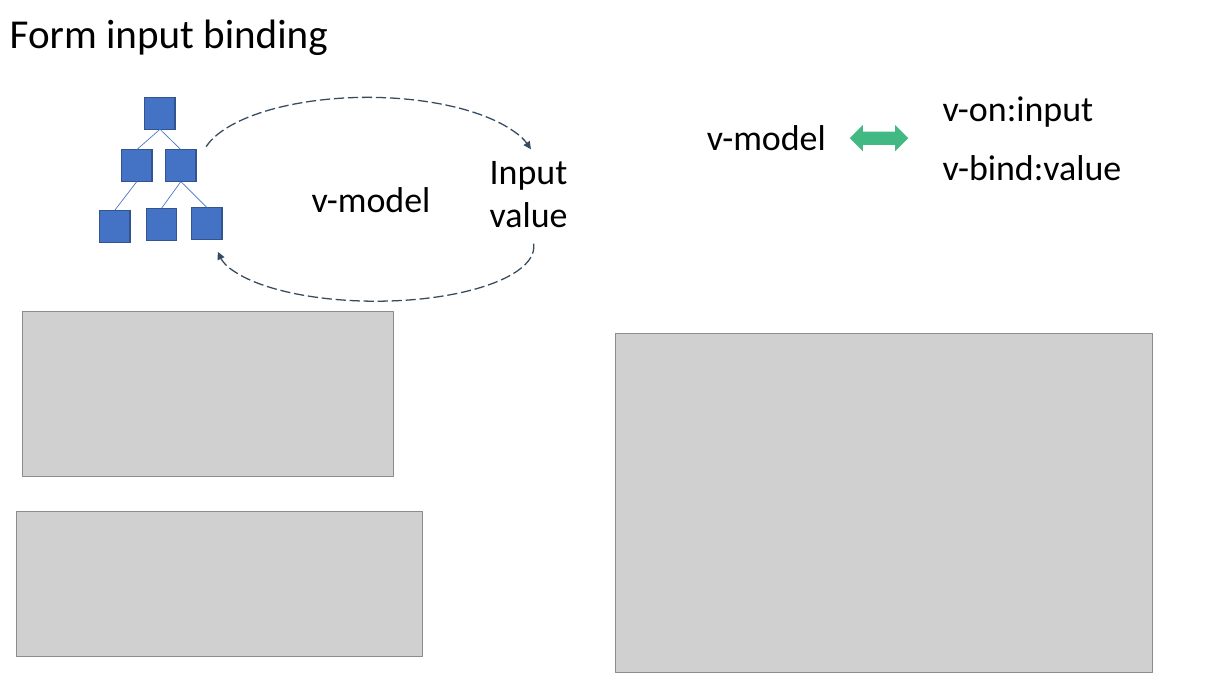
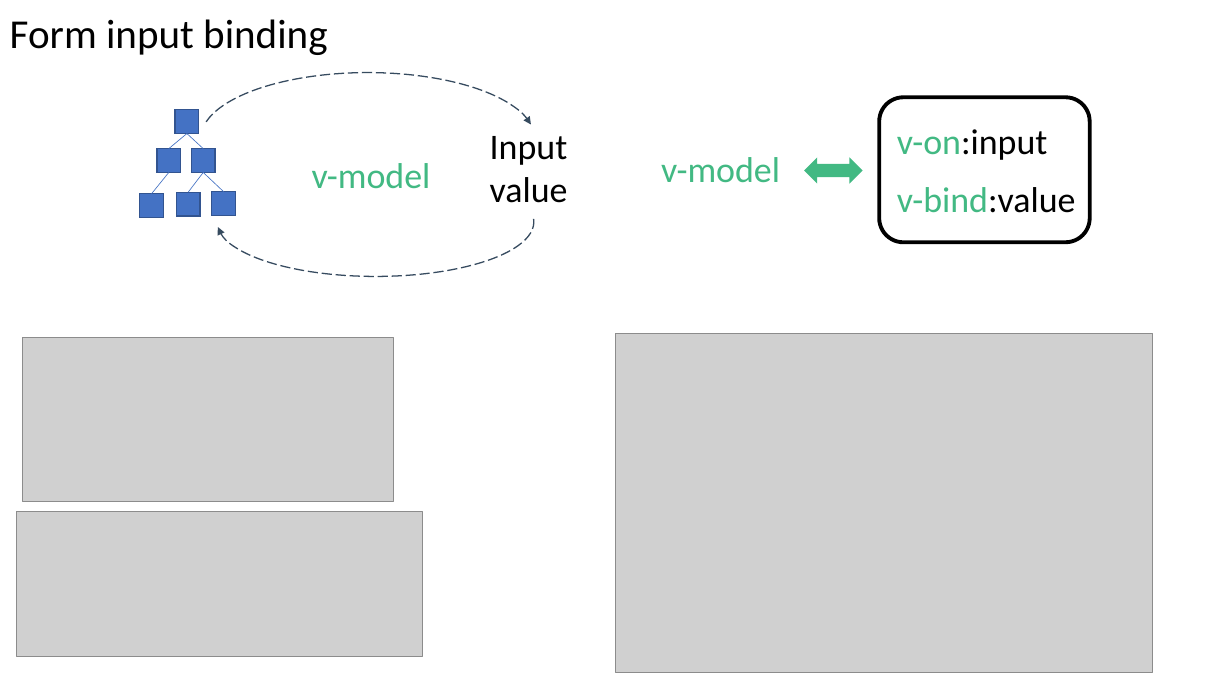
Before and after one commit to trancongduynguyen1997/sample-todo, a slide deck: slide 23 of VueJS Presentation.pptx (slide 22 before the commit). Drawn at 1232x693 pixels with LibreOffice and Linux fonts; fonts in the diff are those of the drawing; grey boxes stand for pictures. Boxes give left, top, right and bottom in pixels: in the first picture for what was removed or moved away, otherwise in the second. Text is boxed around its words. In the diff, an @@ line names an element or a change of style, - is before the commit and + after.

```diff
--- a/VueJS Presentation.pptx
+++ b/VueJS Presentation.pptx
@@ 2 texts, 2 arc (boxed as its full ellipse)s: place and size @@
-2 texts, 2 arc (boxed as its full ellipse)s at [201,98,568,302]
+2 texts, 2 arc (boxed as its full ellipse)s at [201,73,568,277]
@@ rectangle: place and size @@
-rectangle at [145,97,176,129]
+rectangle at [175,110,199,134]
@@ rounded rectangle added at [880,97,1091,242], outline #000000 3 pt @@
@@ text "v-on:input": place and size @@
-text "v-on:input" at [943,96,1093,127]
+text "v-on:input" at [897,129,1047,160]
@@ text "v-on:input" at [897,129,1047,160]: text colour #000000 to #42B983 in "v-on:input" @@
@@ rectangle: place and size @@
-rectangle at [122,150,152,182]
+rectangle at [157,149,181,173]
@@ line moved from (160, 129) - (137, 150) to (187, 134) - (169, 149) @@
@@ line moved from (160, 129) - (181, 150) to (187, 134) - (203, 149) @@
@@ rectangle: place and size @@
-rectangle at [165,150,196,182]
+rectangle at [191,149,215,173]
@@ text "v-model" at [312,163,431,189]: text colour #000000 to #42B983 @@
@@ text "v-model" at [661,157,780,183]: text colour #000000 to #42B983 @@
@@ text "v-model": place and size @@
-text "v-model" at [707,125,826,151]
+text "v-model" at [661,157,780,183]
@@ line moved from (137, 182) - (115, 211) to (169, 173) - (152, 194) @@
@@ line moved from (181, 182) - (162, 208) to (203, 173) - (189, 192) @@
@@ line moved from (181, 182) - (207, 208) to (203, 173) - (224, 191) @@
@@ left right arrow: place and size @@
-left right arrow at [850,125,909,152]
+left right arrow at [804,157,862,184]
@@ text "v-bind:value": place and size @@
-text "v-bind:value" at [943,155,1122,181]
+text "v-bind:value" at [897,187,1076,213]
@@ text "v-bind:value" at [897,187,1076,213]: text colour #000000 to #42B983 in "v-bind:value" @@
@@ rectangle: place and size @@
-rectangle at [100,211,130,243]
+rectangle at [140,194,164,218]
@@ rectangle: place and size @@
-rectangle at [146,208,177,240]
+rectangle at [177,192,201,216]
@@ rectangle: place and size @@
-rectangle at [192,208,223,240]
+rectangle at [212,191,236,215]
@@ picture: place and size @@
-picture at [22,311,393,476]
+picture at [22,337,393,502]
```
Also in this commit, not shown: 23 other slides changed, 3 slides added, 2 slides removed, 1 other file.
